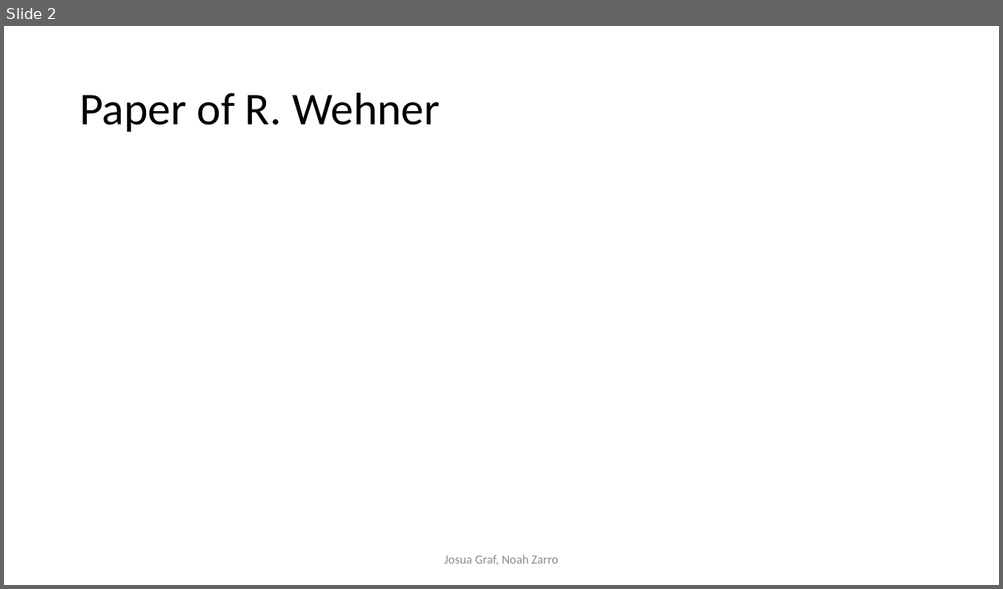
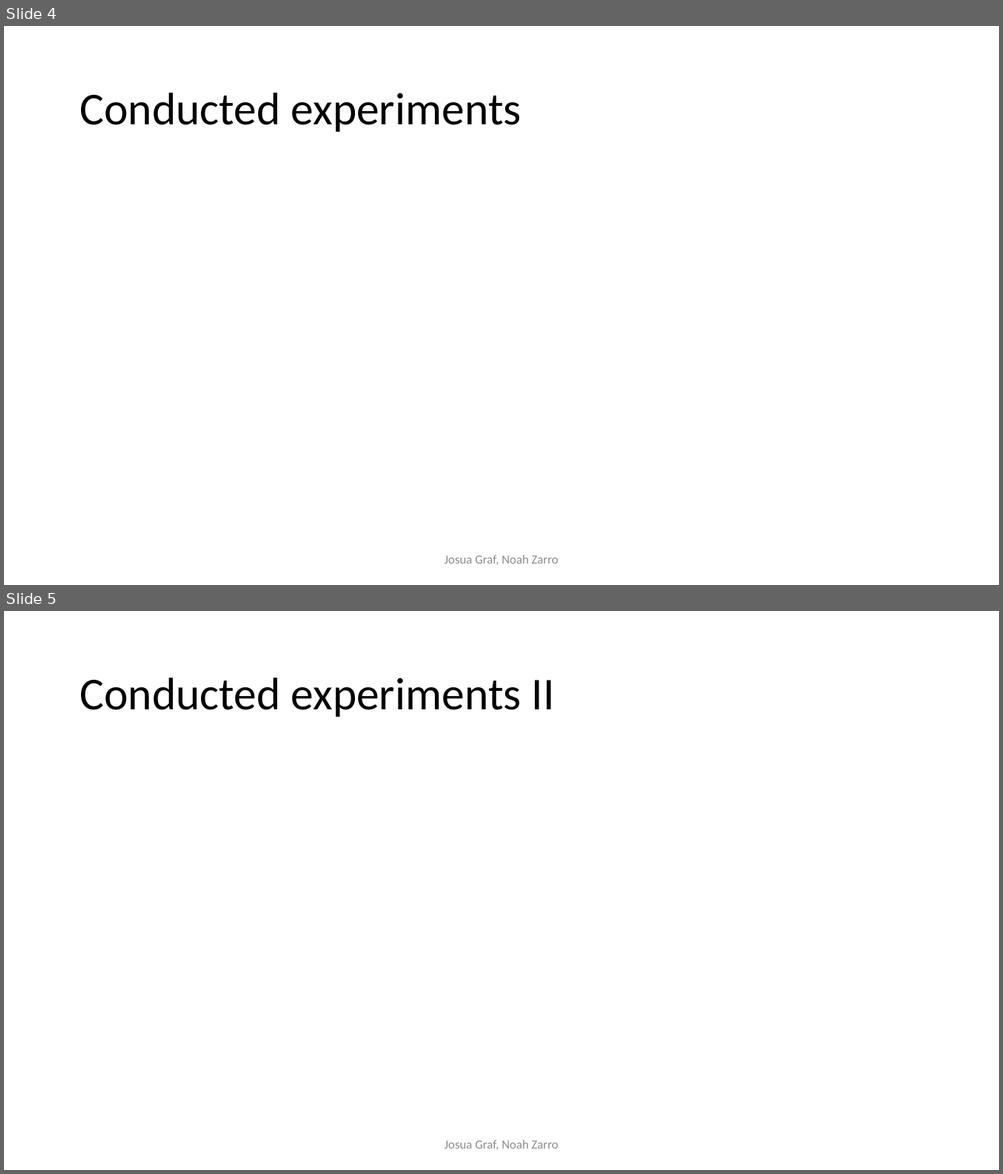
Before and after one commit to noahzarro/project_template, a slide deck: flashtalk/Back to home in desert.pptx. Shown one above the other, each under a label of ours: slide 2 before the commit, slides 4 and 5 after it. The pictures are 1003x589 and 1003x1174 pixels, drawn with LibreOffice and Linux fonts; fonts in the diff are those of the drawing; background and template pictures are left out. Boxes give left, top, right and bottom in pixels: in the first picture for what was removed or moved away, otherwise in the second. Text is boxed around its words. In the diff, an @@ line names an element or a change of style, - is before the commit and + after.

```diff
--- a/flashtalk/Back to home in desert.pptx
+++ b/flashtalk/Back to home in desert.pptx
@@ slide 5 added at <box>4,611,999,1170</box>, background #FFFFFF @@
@@ title added at <box>79,678,555,717</box>, 44 pt, text #000000 @@
+Conducted experiments II
@@ text added at <box>444,1140,558,1150</box>, 12 pt, text #8C8C8C @@
+Josua Graf, Noah Zarro
@@ what was slide 2 is now slide 4 @@
@@ slide 4 changed as well @@
@@ title at <box>79,93,521,132</box>: text changed @@
-Paper of R. Wehner
+Conducted experiments
```
Also in this commit, not shown: 1 other slide changed, 2 other slides added, 1 other file.
